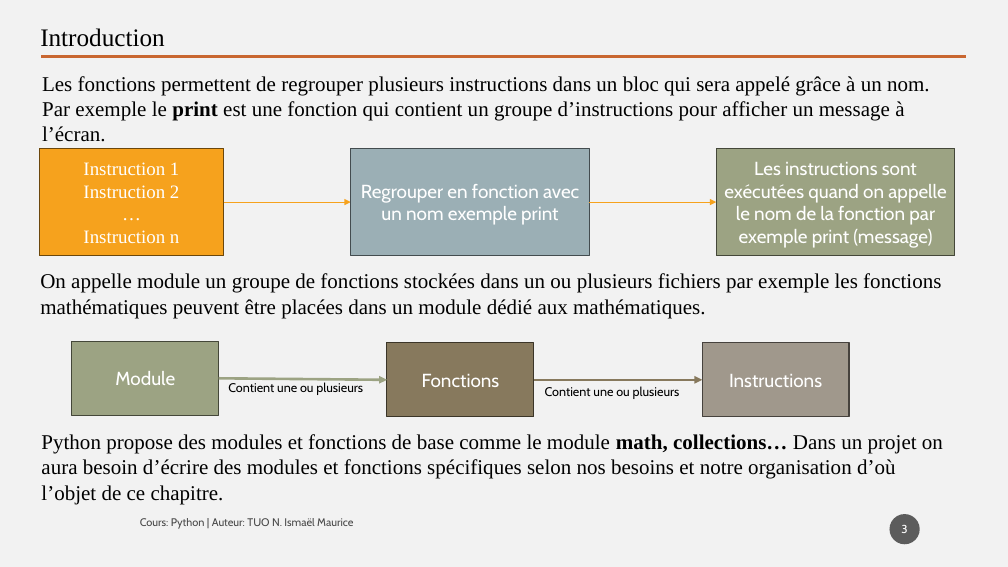
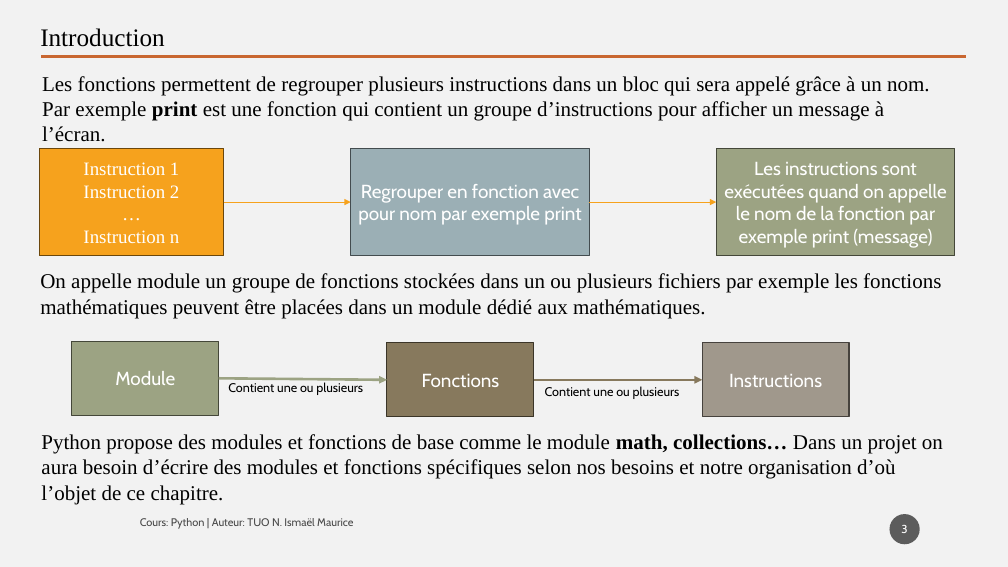
Before and after one commit to tisma95/cours-python, a slide deck: slide 3 of source/Chapitre 5 - Les fonctions.pptx. Drawn at 1008x567 pixels with LibreOffice and Linux fonts; fonts in the diff are those of the drawing. Boxes give left, top, right and bottom in pixels: in the first picture for what was removed or moved away, otherwise in the second. Text is boxed around its words. In the diff, an @@ line names an element or a change of style, - is before the commit and + after.

Commit message:
fix(fonction): relecture du chapitre 5

```diff
--- a/source/Chapitre 5 - Les fonctions.pptx
+++ b/source/Chapitre 5 - Les fonctions.pptx
@@ text at bbox=[42, 76, 930, 121]: text changed @@
-Les fonctions permettent de regrouper plusieurs instructions dans un bloc qui sera appelé grâce à un nom. Par exemple le print est une fonction qui contient un groupe d’instructions pour afficher un message à l’écran.
+Les fonctions permettent de regrouper plusieurs instructions dans un bloc qui sera appelé grâce à un nom. Par exemple print est une fonction qui contient un groupe d’instructions pour afficher un message à l’écran.
@@ text in rectangle at bbox=[358, 184, 581, 225]: text changed @@
-Regrouper en fonction avec un nom exemple print
+Regrouper en fonction avec pour nom par exemple print
```
Also in this commit, not shown: 6 other slides changed, 2 other files.
